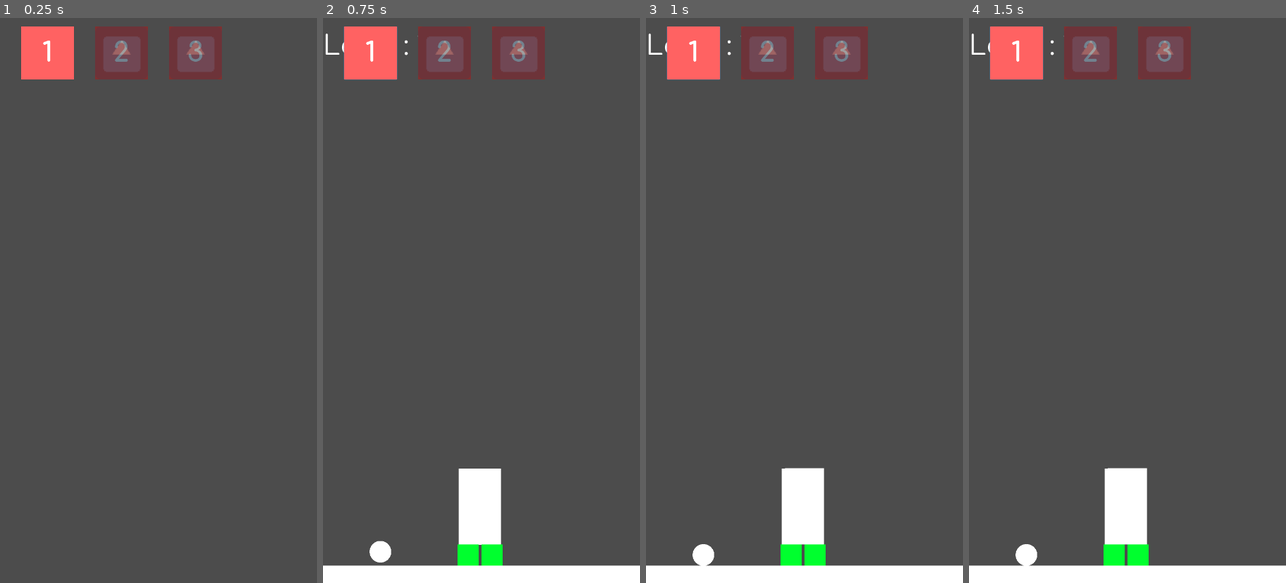
Above: before the commit, frames 1-4 (left to right).
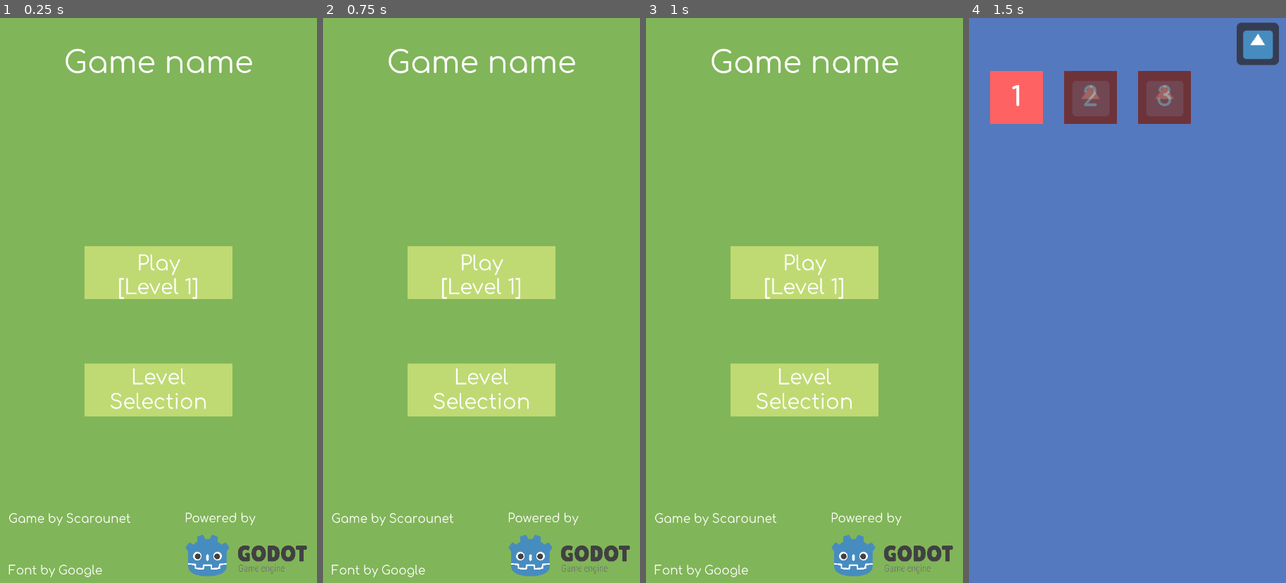
Above: after the commit, the same moments.

Repository: Clement-R/ludum_dare_49
Game: Godot game, scene res://Scenes/Game.tscn
Two runs of this game, one before a commit and one after it. Both use one fixed random seed, a clock stepped at 60 frames per second and the inputs below. The engine's default icon, where the game draws it, is replaced by a stand-in: a white triangle on a blue panel in a dark square.
Inputs (mouse positions are in pixels of both pictures, inside the frame that each line leads up to):
- Up to frame 1 (0.25 s): no input
- Up to frame 2 (0.75 s): click (370, 51) at 0.52 s
- Up to frame 3 (1 s): no input
- Up to frame 4 (1.5 s): click (1127, 390) at 1.25 s, where only the run after the commit has a clickable "Level Selection"

The runs differ from the first frame. In frame 1, 100% of the frame differs, in the area x 0-100%, y 0-100%; in frame 2, 100%; in frame 3, 100%; in frame 4, 99%.

Commit message:
+ implement main menu

Diff:
--- a/Actors/UI/LevelSelection.tscn
+++ b/Actors/UI/LevelSelection.tscn
@@ -1,6 +1,7 @@
-[gd_scene load_steps=3 format=2]
+[gd_scene load_steps=4 format=2]
 
 [ext_resource path="res://Scripts/LevelSelection.gd" type="Script" id=1]
+[ext_resource path="res://Art/Sprites/icon.png" type="Texture" id=2]
 [ext_resource path="res://Actors/UI/LevelButton.tscn" type="PackedScene" id=3]
 
 [node name="LevelSelection" type="Control"]
@@ -13,12 +14,20 @@
 }
 _level_button = ExtResource( 3 )
 
+[node name="ColorRect" type="ColorRect" parent="."]
+anchor_right = 1.0
+anchor_bottom = 1.0
+mouse_filter = 2
+color = Color( 0.333333, 0.47451, 0.745098, 1 )
+__meta__ = {
+"_edit_use_anchors_": false
+}
+
 [node name="ScrollContainer" type="ScrollContainer" parent="."]
 anchor_right = 1.0
 anchor_bottom = 1.0
-margin_top = 20.0
+margin_top = 125.0
 margin_bottom = -20.0
-mouse_filter = 2
 size_flags_horizontal = 3
 size_flags_vertical = 3
 scroll_horizontal_enabled = false
@@ -28,16 +37,36 @@
 
 [node name="CenterContainer" type="CenterContainer" parent="ScrollContainer"]
 margin_right = 750.0
-mouse_filter = 2
 size_flags_horizontal = 3
 
 [node name="GridContainer" type="GridContainer" parent="ScrollContainer/CenterContainer"]
 margin_left = 50.0
 margin_right = 700.0
 rect_min_size = Vector2( 650, 0 )
-mouse_filter = 2
+mouse_filter = 0
 size_flags_horizontal = 3
 size_flags_vertical = 3
 custom_constants/vseparation = 50
 custom_constants/hseparation = 50
 columns = 4
+
+[node name="CloseButton" type="ToolButton" parent="."]
+anchor_left = 1.0
+anchor_right = 1.0
+margin_left = -116.837
+margin_top = 11.2246
+margin_right = -16.8368
+margin_bottom = 111.225
+rect_min_size = Vector2( 100, 100 )
+__meta__ = {
+"_edit_use_anchors_": false
+}
+
+[node name="TextureRect" type="TextureRect" parent="CloseButton"]
+anchor_right = 1.0
+anchor_bottom = 1.0
+rect_min_size = Vector2( 100, 100 )
+texture = ExtResource( 2 )
+expand = true
+
+[connection signal="pressed" from="CloseButton" to="." method="_on_CloseButton_pressed"]
--- /dev/null
+++ b/Actors/UI/MainMenu.tscn
@@ -0,0 +1,201 @@
+[gd_scene load_steps=9 format=2]
+
+[ext_resource path="res://Art/Fonts/Comfortaa/Comfortaa-VariableFont_wght.ttf" type="DynamicFontData" id=1]
+[ext_resource path="res://Config/theme.tres" type="Theme" id=2]
+[ext_resource path="res://Config/main_menu_font.tres" type="DynamicFont" id=3]
+[ext_resource path="res://Art/Sprites/logo_large_color_light.png" type="Texture" id=4]
+[ext_resource path="res://Scripts/MainMenu.gd" type="Script" id=5]
+[ext_resource path="res://Actors/UI/LevelSelection.tscn" type="PackedScene" id=6]
+
+[sub_resource type="DynamicFont" id=1]
+size = 48
+font_data = ExtResource( 1 )
+
+[sub_resource type="DynamicFont" id=2]
+size = 28
+font_data = ExtResource( 1 )
+
+[node name="MainMenu" type="Control"]
+anchor_right = 1.0
+anchor_bottom = 1.0
+script = ExtResource( 5 )
+__meta__ = {
+"_edit_use_anchors_": false
+}
+_selection_menu = ExtResource( 6 )
+
+[node name="ColorRect" type="ColorRect" parent="."]
+anchor_right = 1.0
+anchor_bottom = 1.0
+color = Color( 0.505882, 0.709804, 0.34902, 1 )
+__meta__ = {
+"_edit_use_anchors_": false
+}
+
+[node name="Label" type="Label" parent="."]
+anchor_left = 0.5
+anchor_right = 0.5
+margin_left = -224.0
+margin_top = 65.5899
+margin_right = 224.0
+margin_bottom = 146.59
+theme = ExtResource( 2 )
+custom_fonts/font = ExtResource( 3 )
+text = "Game name"
+__meta__ = {
+"_edit_use_anchors_": false
+}
+
+[node name="Play" type="ToolButton" parent="."]
+anchor_left = 0.5
+anchor_top = 0.5
+anchor_right = 0.5
+anchor_bottom = 0.5
+margin_left = -175.0
+margin_top = -128.488
+margin_right = 175.0
+margin_bottom = -3.48804
+rect_min_size = Vector2( 350, 125 )
+__meta__ = {
+"_editor_description_": ""
+}
+
+[node name="ColorRect" type="ColorRect" parent="Play"]
+anchor_right = 1.0
+anchor_bottom = 1.0
+rect_min_size = Vector2( 0, 125 )
+mouse_filter = 2
+color = Color( 0.74902, 0.854902, 0.45098, 1 )
+__meta__ = {
+"_edit_use_anchors_": false
+}
+
+[node name="Play" type="Label" parent="Play"]
+anchor_right = 1.0
+anchor_bottom = 1.0
+margin_top = 13.5636
+margin_bottom = 3.5636
+rect_pivot_offset = Vector2( -1714.79, -482.922 )
+theme = ExtResource( 2 )
+custom_fonts/font = SubResource( 1 )
+text = "Play"
+align = 1
+__meta__ = {
+"_edit_use_anchors_": false
+}
+
+[node name="NextLevel" type="Label" parent="Play"]
+anchor_right = 1.0
+anchor_bottom = 1.0
+margin_top = 10.0
+theme = ExtResource( 2 )
+custom_fonts/font = SubResource( 1 )
+text = "[Level 100]"
+align = 1
+valign = 2
+__meta__ = {
+"_edit_use_anchors_": false
+}
+
+[node name="LevelSelection" type="ToolButton" parent="."]
+anchor_left = 0.5
+anchor_top = 0.5
+anchor_right = 0.5
+anchor_bottom = 0.5
+margin_left = -175.0
+margin_top = 149.473
+margin_right = 175.0
+margin_bottom = 274.473
+rect_min_size = Vector2( 350, 125 )
+__meta__ = {
+"_edit_use_anchors_": false
+}
+
+[node name="ColorRect" type="ColorRect" parent="LevelSelection"]
+anchor_right = 1.0
+anchor_bottom = 1.0
+rect_min_size = Vector2( 0, 125 )
+mouse_filter = 2
+color = Color( 0.74902, 0.854902, 0.45098, 1 )
+__meta__ = {
+"_edit_use_anchors_": false
+}
+
+[node name="Play" type="Label" parent="LevelSelection"]
+anchor_right = 1.0
+anchor_bottom = 1.0
+theme = ExtResource( 2 )
+custom_fonts/font = SubResource( 1 )
+text = "Level
+Selection"
+align = 1
+valign = 1
+__meta__ = {
+"_edit_use_anchors_": false
+}
+
+[node name="Credits" type="Label" parent="."]
+anchor_top = 1.0
+anchor_right = 1.0
+anchor_bottom = 1.0
+margin_left = 20.0
+margin_top = -167.084
+margin_bottom = -65.0842
+rect_pivot_offset = Vector2( -1714.79, -482.922 )
+theme = ExtResource( 2 )
+custom_fonts/font = SubResource( 2 )
+text = "Game by Scarounet"
+__meta__ = {
+"_edit_use_anchors_": false
+}
+
+[node name="Credits2" type="Label" parent="."]
+anchor_top = 1.0
+anchor_right = 1.0
+anchor_bottom = 1.0
+margin_left = 436.527
+margin_top = -168.072
+margin_right = -32.4726
+margin_bottom = -66.0723
+rect_pivot_offset = Vector2( -1714.79, -482.922 )
+theme = ExtResource( 2 )
+custom_fonts/font = SubResource( 2 )
+text = "Powered by"
+__meta__ = {
+"_edit_use_anchors_": false
+}
+
+[node name="TextureRect" type="TextureRect" parent="Credits2"]
+anchor_left = 1.0
+anchor_top = 0.5
+anchor_right = 1.0
+anchor_bottom = 0.5
+margin_left = -294.215
+margin_top = -11.9424
+margin_right = 2238.79
+margin_bottom = 1012.06
+rect_scale = Vector2( 0.125, 0.125 )
+size_flags_horizontal = 0
+size_flags_vertical = 0
+texture = ExtResource( 4 )
+__meta__ = {
+"_edit_use_anchors_": false
+}
+
+[node name="Credits3" type="Label" parent="."]
+anchor_top = 1.0
+anchor_right = 1.0
+anchor_bottom = 1.0
+margin_left = 20.0
+margin_top = -45.3484
+margin_bottom = -13.3484
+rect_pivot_offset = Vector2( -1714.79, -482.922 )
+theme = ExtResource( 2 )
+custom_fonts/font = SubResource( 2 )
+text = "Font by Google"
+__meta__ = {
+"_edit_use_anchors_": false
+}
+
+[connection signal="pressed" from="Play" to="." method="_on_Play_pressed"]
+[connection signal="pressed" from="LevelSelection" to="." method="_on_LevelSelection_pressed"]
--- /dev/null
+++ b/Config/main_menu_font.tres
@@ -0,0 +1,7 @@
+[gd_resource type="DynamicFont" load_steps=2 format=2]
+
+[ext_resource path="res://Art/Fonts/Comfortaa/Comfortaa-VariableFont_wght.ttf" type="DynamicFontData" id=1]
+
+[resource]
+size = 72
+font_data = ExtResource( 1 )
--- a/Scenes/Game.tscn
+++ b/Scenes/Game.tscn
@@ -1,7 +1,7 @@
 [gd_scene load_steps=4 format=2]
 
 [ext_resource path="res://Scripts/GameManager.gd" type="Script" id=1]
-[ext_resource path="res://Actors/UI/LevelSelection.tscn" type="PackedScene" id=2]
+[ext_resource path="res://Actors/UI/MainMenu.tscn" type="PackedScene" id=3]
 [ext_resource path="res://Actors/UI/UI.tscn" type="PackedScene" id=6]
 
 [node name="Game" type="Node"]
@@ -10,12 +10,4 @@
 [node name="UI" parent="." instance=ExtResource( 6 )]
 mouse_filter = 2
 
-[node name="MainMenu" type="Control" parent="."]
-anchor_right = 1.0
-anchor_bottom = 1.0
-mouse_filter = 2
-__meta__ = {
-"_edit_use_anchors_": false
-}
-
-[node name="LevelSelection" parent="." instance=ExtResource( 2 )]
+[node name="MainMenu" parent="." instance=ExtResource( 3 )]
--- a/Scripts/LevelSelection.gd
+++ b/Scripts/LevelSelection.gd
@@ -5,6 +5,8 @@
 var _container
 
 func _ready() -> void:
+	Events.connect("load_level", self, "_on_load_level")
+
 	_container = $ScrollContainer/CenterContainer/GridContainer
 
 	var levels = LevelsManager.get_all_levels()
@@ -23,3 +25,9 @@
 			button_instance.locked = highest < index;
 
 		index += 1
+
+func _on_CloseButton_pressed() -> void:
+	queue_free()
+
+func _on_load_level(level_index: int) -> void:
+	queue_free()
--- a/Scripts/LevelsManager.gd
+++ b/Scripts/LevelsManager.gd
@@ -15,6 +15,9 @@
 	Events.connect("retry_level", self, "_reload_level")
 
 	var highest = get_highest_level_completed()
+	if highest > 0:
+		print(highest)
+		_set_current_level(highest - 1)
 
 # DEBUG TO REMOVE
 func _process(delta: float) -> void:
@@ -29,6 +32,10 @@
 
 func get_all_levels() -> Array:
 	return _levels
+
+func _set_current_level(level_index: int) -> void:
+	_current_level = _levels[level_index]
+	_current_level_index = level_index
 
 func _get_next_level_path() -> String:
 	if len(_levels) == 0:
--- /dev/null
+++ b/Scripts/MainMenu.gd
@@ -0,0 +1,29 @@
+extends Control
+
+export (PackedScene) var _selection_menu
+
+var _selection_menu_instance: Node
+var _next_level_label
+
+func _ready() -> void:
+	Events.connect("load_level", self, "_on_load_level")
+
+	var highest = LevelsManager.get_highest_level_completed()
+	if highest == -1:
+		highest = 1
+	else:
+		highest += 1
+
+	var next_level = highest
+	_next_level_label = $Play/NextLevel
+	_next_level_label.text = "[Level %s]" % str(next_level)
+
+func _on_LevelSelection_pressed() -> void:
+	_selection_menu_instance = _selection_menu.instance()
+	add_child(_selection_menu_instance)
+
+func _on_Play_pressed() -> void:
+	Events.emit_signal("next_level")
+
+func _on_load_level(level_index: int) -> void:
+	queue_free()
Binary file added: Art/Sprites/logo_large_color_light.png
Not shown, added: Art/Sprites/logo_large_color_light.png.import
